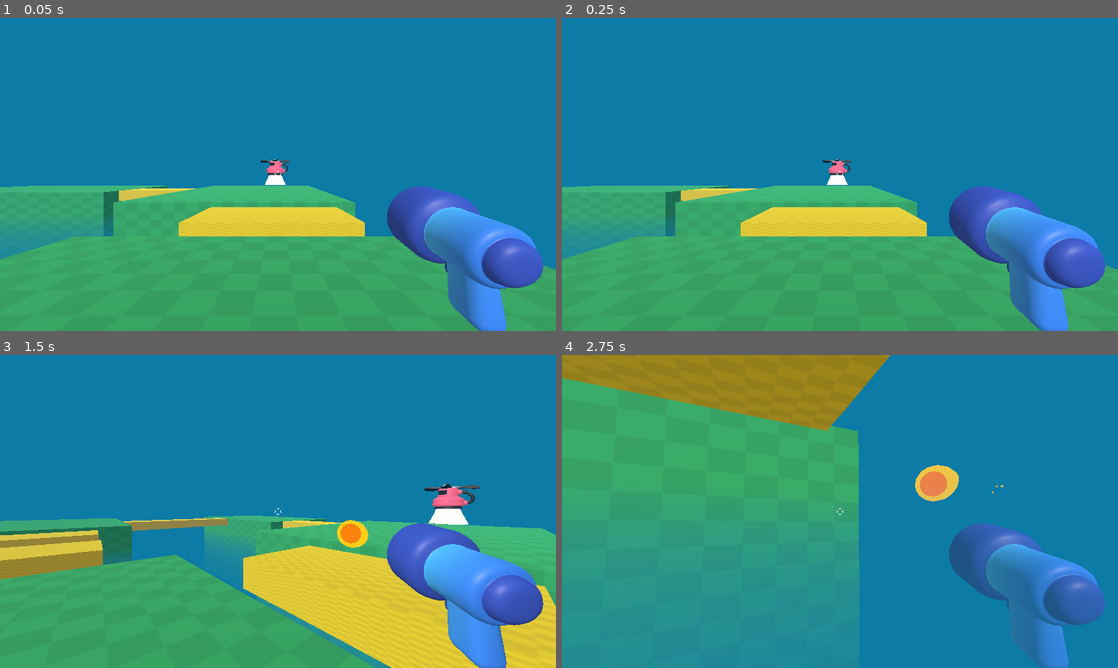
Above: before the commit, frames 1-4 (two rows, left to right).
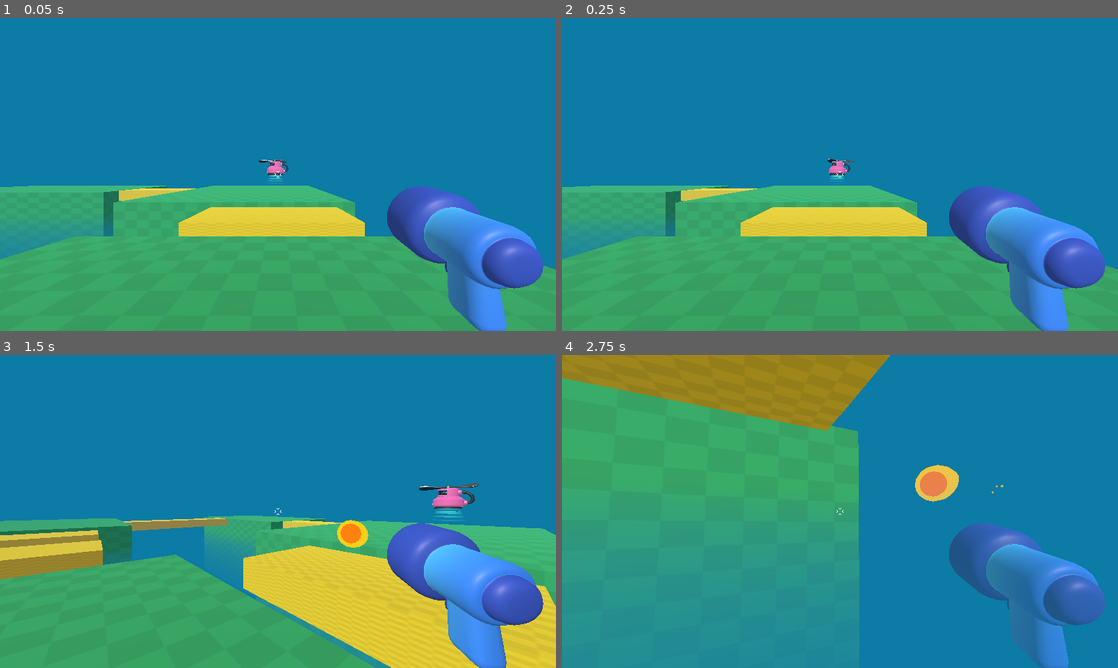
Above: after the commit, the same moments.

Repository: lanyy721/my3DGameDemo
Game: Godot game, scene res://game.tscn
The game is run twice, just before and just after one commit, with the same random seed, the same clock (stepped at 60 frames per second) and the same inputs.
Inputs (mouse positions are in pixels of both pictures, inside the frame that each line leads up to):
- Up to frame 1 (0.05 s): no input
- Up to frame 2 (0.25 s): no input
- Up to frame 3 (1.5 s): tap Enter at 0.5 s; move the mouse to (305, 511) at 0.52 s; press the mouse at (305, 511) at 0.53 s; hold W (move_forward) from 0.53 s (still down); tap Space (jump) at 0.77 s; move the mouse to (250, 511) at 1.27 s; release the mouse at (250, 511) at 1.28 s; click (250, 511) at 1.35 s
- Up to frame 4 (2.75 s): keep holding W (move_forward); tap Space (jump) at 1.52 s; move the mouse to (851, 505) at 2.02 s; press the mouse at (851, 505) at 2.03 s

The runs differ from the first frame. In frame 1, 0.2% of the frame differs, in the area x 46-53%, y 44-54%; in frame 2, 0.2%; in frame 3, 0.7%, in the area x 75-87%, y 40-55%; in frame 4, nothing differs.

Commit message:
refine the model

Diff:
--- a/my-3d-game-demo/mob/spawner/mob_spawner_3d.tscn
+++ b/my-3d-game-demo/mob/spawner/mob_spawner_3d.tscn
@@ -1,15 +1,15 @@
 [gd_scene format=3 uid="uid://cmlts63v8sgc3"]
 
 [ext_resource type="Script" uid="uid://de77q5otu84uy" path="res://mob/spawner/mob_spawner_3d.gd" id="1_ewxdg"]
-[ext_resource type="PackedScene" uid="uid://ddj0t3qopw731" path="res://mob/spawner/spawner_model.glb" id="1_geb6p"]
 [ext_resource type="PackedScene" uid="uid://rf8rc4s2cdj5" path="res://mob/mob.tscn" id="2_y27t3"]
+[ext_resource type="PackedScene" uid="uid://dbgqvrltamgjt" path="res://mob/spawner/spawner_model.tscn" id="3_y27t3"]
 
 [node name="MobSpawner3D" type="Node3D" unique_id=1087165642]
 script = ExtResource("1_ewxdg")
 mob_to_spawn = ExtResource("2_y27t3")
 
-[node name="spawner_model" parent="." unique_id=1752660300 instance=ExtResource("1_geb6p")]
-transform = Transform3D(1, 0, 0, 0, 1, 0, 0, 0, 1, 0, 1.6060891, 0)
+[node name="spawner_model2" parent="." unique_id=1752660300 instance=ExtResource("3_y27t3")]
+transform = Transform3D(1, 0, 0, 0, 1, 0, 0, 0, 1, 0, 1.6, 0)
 
 [node name="Marker3D" type="Marker3D" parent="." unique_id=1184922001]
 unique_name_in_owner = true
--- /dev/null
+++ b/my-3d-game-demo/mob/spawner/spawner_model.tscn
@@ -0,0 +1,69 @@
+[gd_scene format=3 uid="uid://dbgqvrltamgjt"]
+
+[ext_resource type="PackedScene" uid="uid://ddj0t3qopw731" path="res://mob/spawner/spawner_model.glb" id="1_bk78j"]
+[ext_resource type="Shader" uid="uid://cfnwyva3u4qeb" path="res://mob/spawner/spawner_halo.gdshader" id="2_lvlhh"]
+[ext_resource type="Material" uid="uid://bh1ego7bi1olb" path="res://mob/spawner/spawner_screen_material.tres" id="3_p6j4b"]
+
+[sub_resource type="ShaderMaterial" id="ShaderMaterial_ryrav"]
+render_priority = 0
+shader = ExtResource("2_lvlhh")
+shader_parameter/color = Color(0.14509805, 0.5764706, 0.40392157, 1)
+
+[sub_resource type="StandardMaterial3D" id="StandardMaterial3D_j5wjh"]
+albedo_color = Color(1, 0.48235294, 0.83137256, 1)
+metallic = 0.36
+roughness = 0.24
+rim_enabled = true
+
+[sub_resource type="Animation" id="Animation_rug3p"]
+length = 0.001
+tracks/0/type = "value"
+tracks/0/imported = false
+tracks/0/enabled = true
+tracks/0/path = NodePath("Top:rotation")
+tracks/0/interp = 1
+tracks/0/loop_wrap = true
+tracks/0/keys = {
+"times": PackedFloat32Array(0),
+"transitions": PackedFloat32Array(1),
+"update": 0,
+"values": [Vector3(0, 0, 0)]
+}
+
+[sub_resource type="Animation" id="Animation_2xi82"]
+resource_name = "rotation"
+loop_mode = 1
+tracks/0/type = "value"
+tracks/0/imported = false
+tracks/0/enabled = true
+tracks/0/path = NodePath("Top:rotation")
+tracks/0/interp = 1
+tracks/0/loop_wrap = true
+tracks/0/keys = {
+"times": PackedFloat32Array(0, 1),
+"transitions": PackedFloat32Array(1, 1),
+"update": 0,
+"values": [Vector3(0, 0, 0), Vector3(0, 6.2831855, 0)]
+}
+
+[sub_resource type="AnimationLibrary" id="AnimationLibrary_yhm21"]
+_data = {
+&"RESET": SubResource("Animation_rug3p"),
+&"rotation": SubResource("Animation_2xi82")
+}
+
+[node name="spawner_model" unique_id=1752660300 instance=ExtResource("1_bk78j")]
+
+[node name="halo" parent="." index="0" unique_id=768348484]
+material_override = SubResource("ShaderMaterial_ryrav")
+
+[node name="Body" parent="." index="1" unique_id=1185983558]
+surface_material_override/0 = SubResource("StandardMaterial3D_j5wjh")
+surface_material_override/1 = ExtResource("3_p6j4b")
+
+[node name="Top" parent="." index="2" unique_id=2076393522]
+transform = Transform3D(0.99999994, 0, 0, 0, 1, 0, 0, 0, 0.99999994, 0, 0.78395706, 0)
+
+[node name="AnimationPlayer" type="AnimationPlayer" parent="." index="3" unique_id=938099114]
+libraries/ = SubResource("AnimationLibrary_yhm21")
+autoplay = &"rotation"
